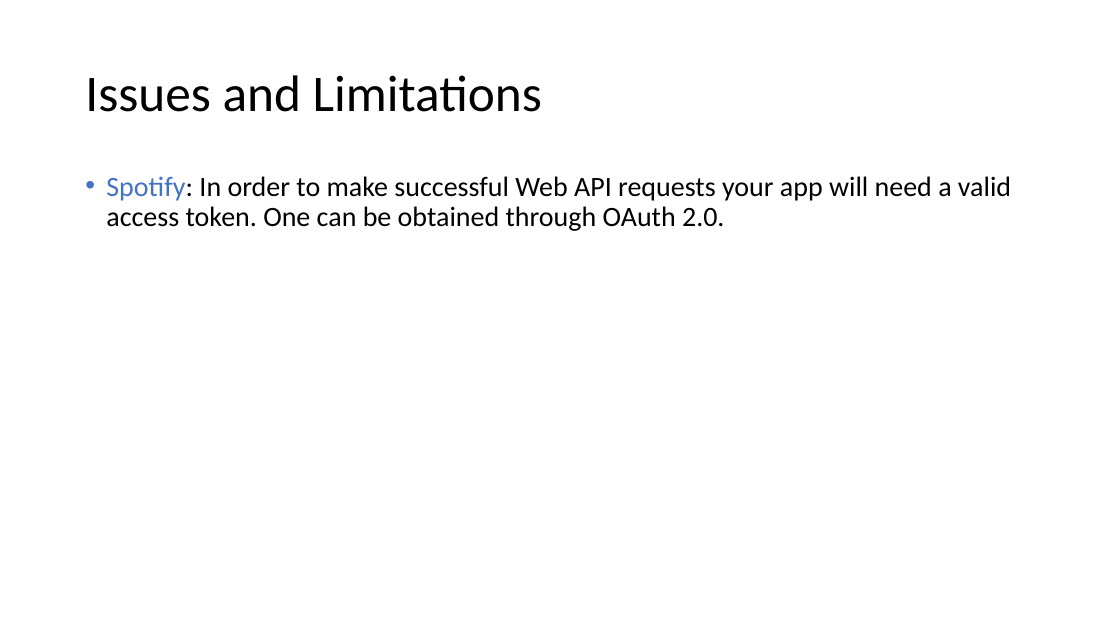
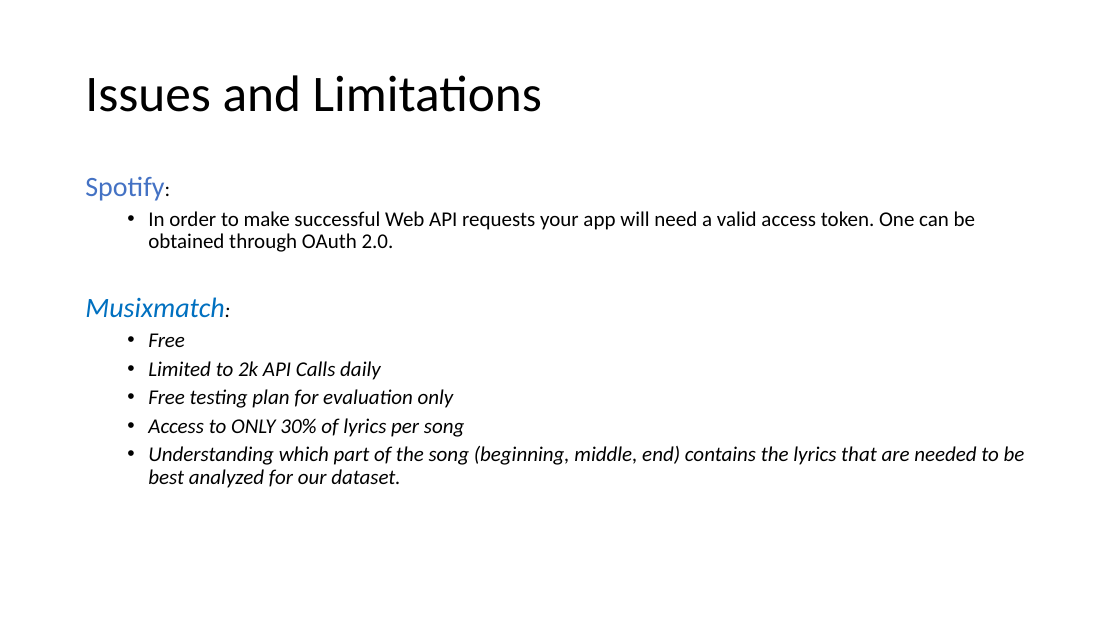
Before and after one commit to TrevorPawlewicz/DSCI-511-Course-Project, a slide deck: slide 11 of Presentation PowerPoint/Project-Presentation-Template.pptx (slide 9 before the commit). Drawn at 1120x630 pixels with LibreOffice and Linux fonts; fonts in the diff are those of the drawing. Boxes give left, top, right and bottom in pixels: in the first picture for what was removed or moved away, otherwise in the second. Text is boxed around its words. In the diff, an @@ line names an element or a change of style, - is before the commit and + after.

```diff
--- a/Presentation PowerPoint/Project-Presentation-Template.pptx
+++ b/Presentation PowerPoint/Project-Presentation-Template.pptx
@@ text at (85,176,1025,488): text changed; size 24 to 18 pt; italic on @@
-• Spotify: In order to make successful Web API requests your app will need a valid access token. One can be obtained through OAuth 2.0.
+Spotify:
+  • In order to make successful Web API requests your app will need a valid access token. One can be obtained through OAuth 2.0.
+Musixmatch:
+  • Free
+  • Limited to 2k API Calls daily
+  • Free testing plan for evaluation only
+  • Access to ONLY 30% of lyrics per song
+  • Understanding which part of the song (beginning, middle, end) contains the lyrics that are needed to be best analyzed for our dataset.
```
Also in this commit, not shown: 3 other slides changed, 2 slides added, 5 other files.
